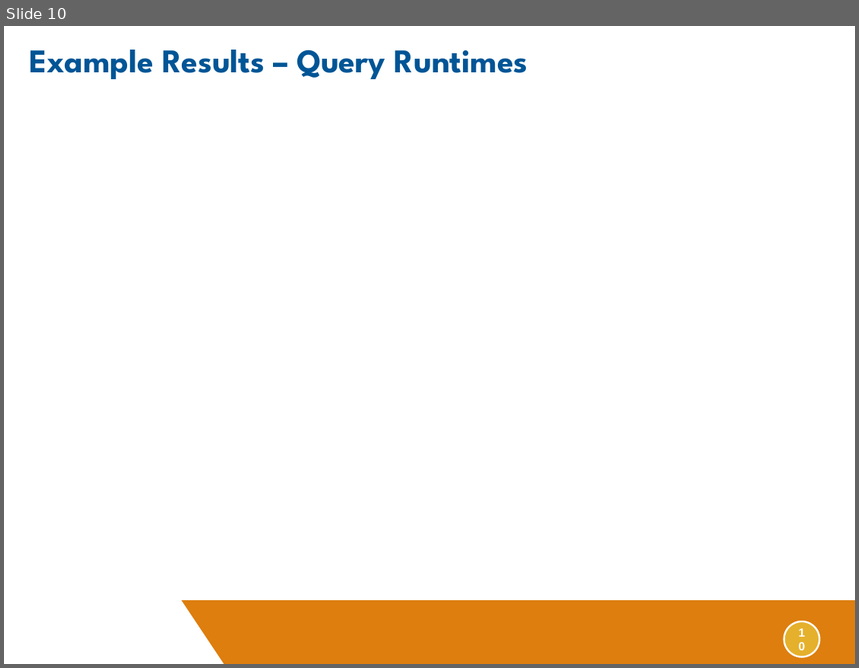
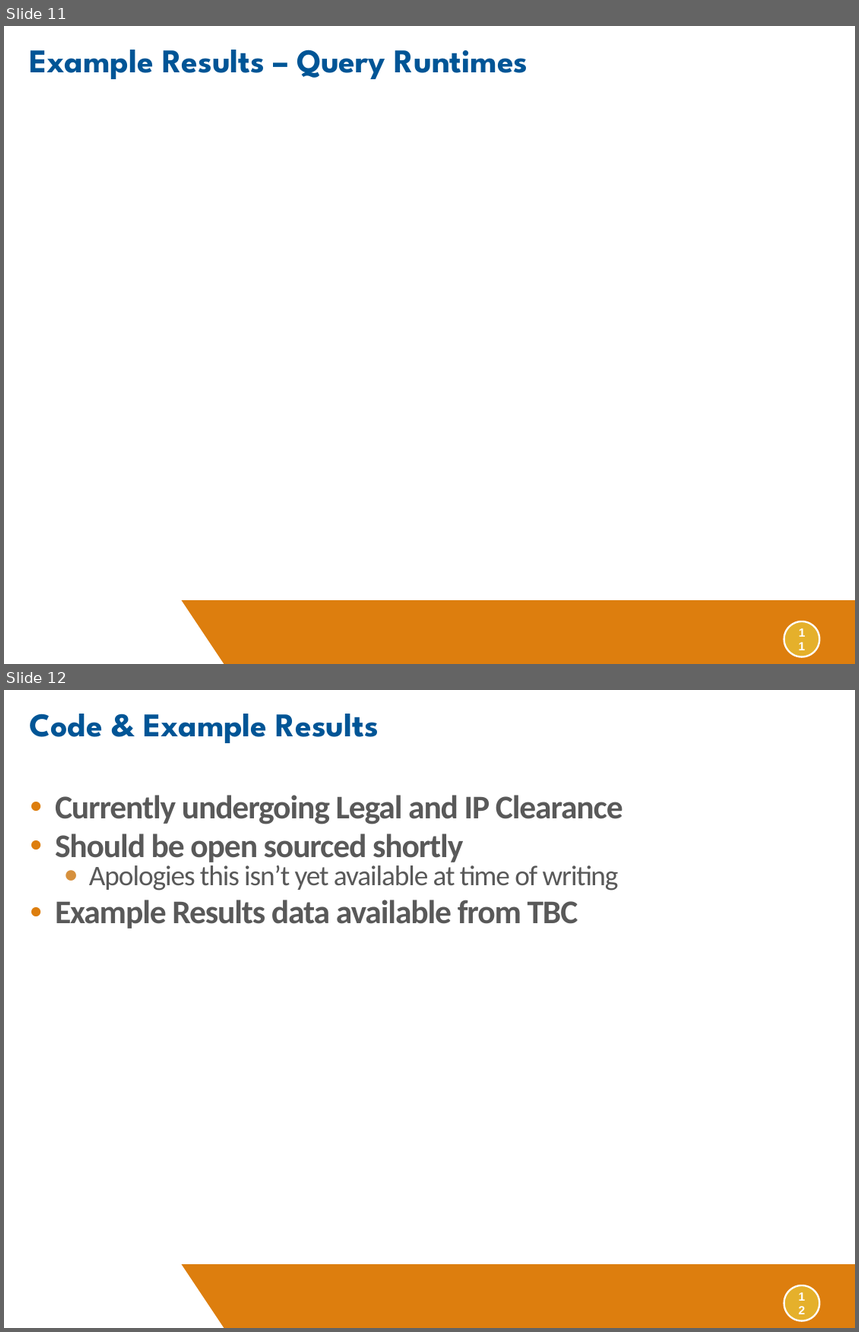
Before and after one commit to JohnGoldsmith/dotnetrdf-wiki, a slide deck: Slides/SemTech West 2012 Conference Presentation.pptx. Shown one above the other, each under a label of ours: slide 10 before the commit, slides 11 and 12 after it. The pictures are 859x668 and 859x1332 pixels, drawn with LibreOffice and Linux fonts; fonts in the diff are those of the drawing; background and template pictures are left out. Boxes give left, top, right and bottom in pixels: in the first picture for what was removed or moved away, otherwise in the second. Text is boxed around its words. In the diff, an @@ line names an element or a change of style, - is before the commit and + after.

```diff
--- a/Slides/SemTech West 2012 Conference Presentation.pptx
+++ b/Slides/SemTech West 2012 Conference Presentation.pptx
@@ slide 12 added at box(4, 690, 855, 1328), background #FFFFFF; not listed: 3 template elements that a slide beside it also shows @@
@@ title added at box(29, 714, 379, 743), 28 pt, text #005596, bold @@
+Code & Example Results
@@ text added at box(55, 795, 623, 929), 28 pt, text #595959, bold @@
+● Currently undergoing Legal and IP Clearance
+● Should be open sourced shortly
+  ● Apologies this isn’t yet available at time of writing
+● Example Results data available from TBC
@@ what was slide 10 is now slide 11 @@
@@ page number at box(785, 622, 820, 658): text changed @@
-10
+11
```
Also in this commit, not shown: 1 slide changed, 2 other slides added, 1 other file.
